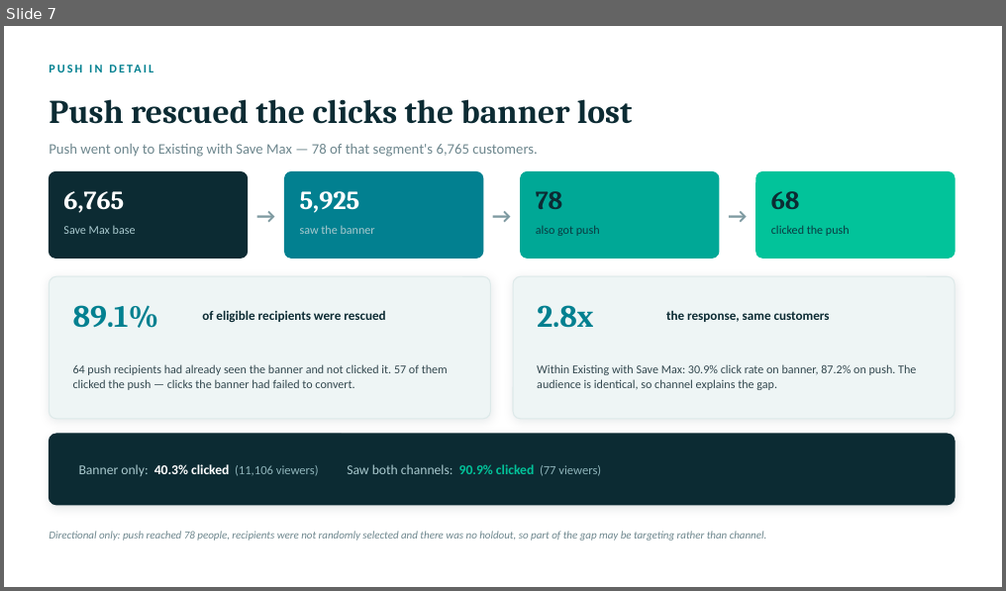
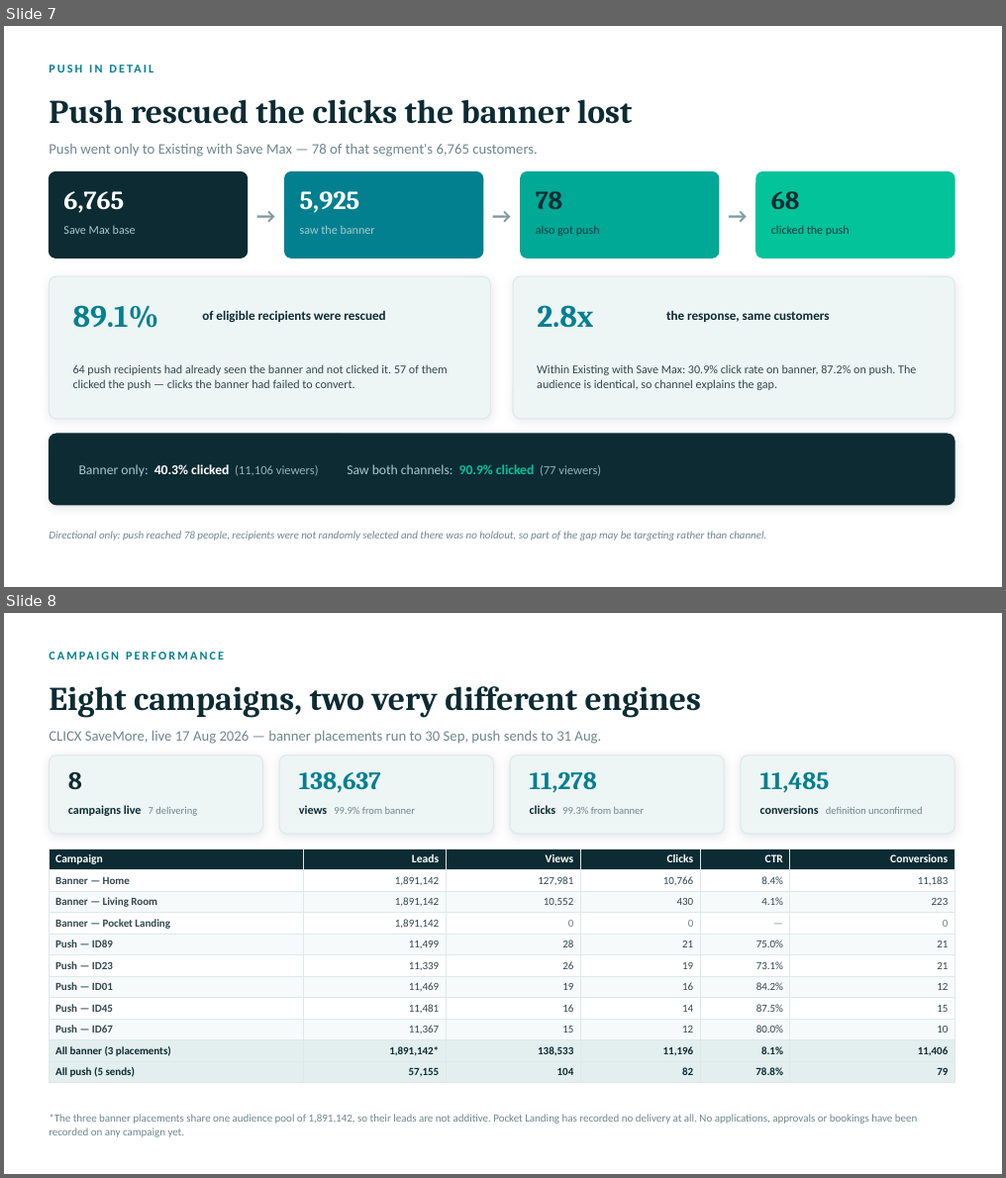
Before and after one commit to hweisim/claude_code, a slide deck: decks/campaign_funnel_summary.pptx. Shown one above the other, each under a label of ours: slide 7 before the commit, slides 7 and 8 after it. The pictures are 1006x591 and 1006x1178 pixels, drawn with LibreOffice and Linux fonts; fonts in the diff are those of the drawing. Boxes give left, top, right and bottom in pixels: in the first picture for what was removed or moved away, otherwise in the second. Text is boxed around its words. In the diff, an @@ line names an element or a change of style, - is before the commit and + after.

```diff
--- a/decks/campaign_funnel_summary.pptx
+++ b/decks/campaign_funnel_summary.pptx
@@ slide 8 added at [4, 613, 1002, 1174], background #FFFFFF @@
@@ text added at [49, 645, 723, 665], 11.5 pt, text #028090, bold @@
+CAMPAIGN PERFORMANCE
@@ text added at [49, 686, 701, 718], 32 pt, text #0C2B33, bold @@
+Eight campaigns, two very different engines
@@ text added at [49, 731, 601, 744], 14 pt, text #6E878E @@
+CLICX SaveMore, live 17 Aug 2026 — banner placements run to 30 Sep, push sends to 31 Aug.
@@ rounded rectangle added at [49, 756, 263, 834], fill #EEF5F5, outline #DDE9E9 1 pt @@
@@ rounded rectangle added at [279, 756, 494, 834], fill #EEF5F5, outline #DDE9E9 1 pt @@
@@ rounded rectangle added at [510, 756, 724, 834], fill #EEF5F5, outline #DDE9E9 1 pt @@
@@ rounded rectangle added at [741, 756, 954, 834], fill #EEF5F5, outline #DDE9E9 1 pt @@
@@ text added at [68, 772, 82, 789], 24 pt, text #0C2B33, bold @@
+8
@@ text added at [299, 772, 381, 793], 24 pt, text #028090, bold @@
+138,637
@@ text added at [530, 772, 597, 793], 24 pt, text #028090, bold @@
+11,278
@@ text added at [760, 772, 830, 793], 24 pt, text #028090, bold @@
+11,485
@@ text added at [68, 805, 197, 816], 11.5 pt, text #0C2B33, bold @@
+campaigns live 7 delivering
@@ text added at [299, 805, 415, 814], 10 pt, text #6E878E @@
+views 99.9% from banner
@@ text added at [530, 805, 644, 814], 10 pt, text #6E878E @@
+clicks 99.3% from banner
@@ text added at [760, 805, 923, 814], 10 pt, text #6E878E @@
+conversions definition unconfirmed
@@ table added at [49, 849, 954, 1081], 11 rows, 6 columns @@
+Campaign | Leads | Views | Clicks | CTR | Conversions
+Banner — Home | 1,891,142 | 127,981 | 10,766 | 8.4% | 11,183
+Banner — Living Room | 1,891,142 | 10,552 | 430 | 4.1% | 223
+Banner — Pocket Landing | 1,891,142 | 0 | 0 | — | 0
+Push — ID89 | 11,499 | 28 | 21 | 75.0% | 21
+Push — ID23 | 11,339 | 26 | 19 | 73.1% | 21
+Push — ID01 | 11,469 | 19 | 16 | 84.2% | 12
+Push — ID45 | 11,481 | 16 | 14 | 87.5% | 15
+Push — ID67 | 11,367 | 15 | 12 | 80.0% | 10
+All banner (3 placements) | 1,891,142* | 138,533 | 11,196 | 8.1% | 11,406
+All push (5 sends) | 57,155 | 104 | 82 | 78.8% | 79
@@ text added at [49, 1114, 917, 1138], 10.5 pt, text #6E878E @@
+*The three banner placements share one audience pool of 1,891,142, so their leads are not additive. Pocket Landing has recorded no delivery at all. No applications, approvals or bookings have been recorded on any campaign yet.
```
Also in this commit, not shown: 1 other slide added, 2 other files.
